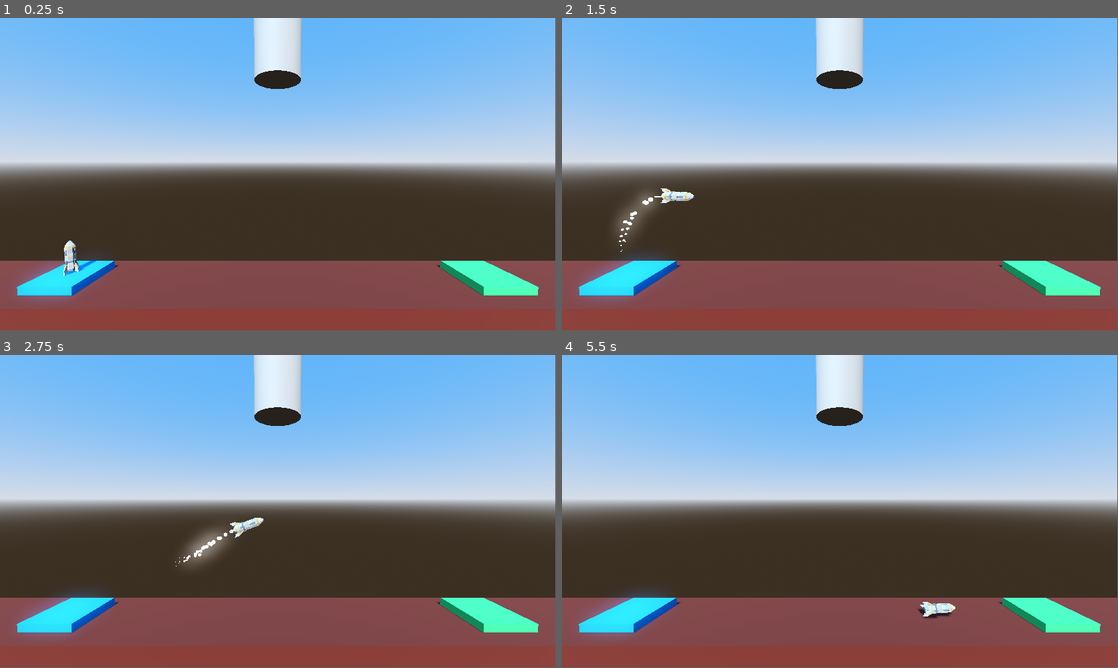
Above: before the commit, frames 1-4 (two rows, left to right).
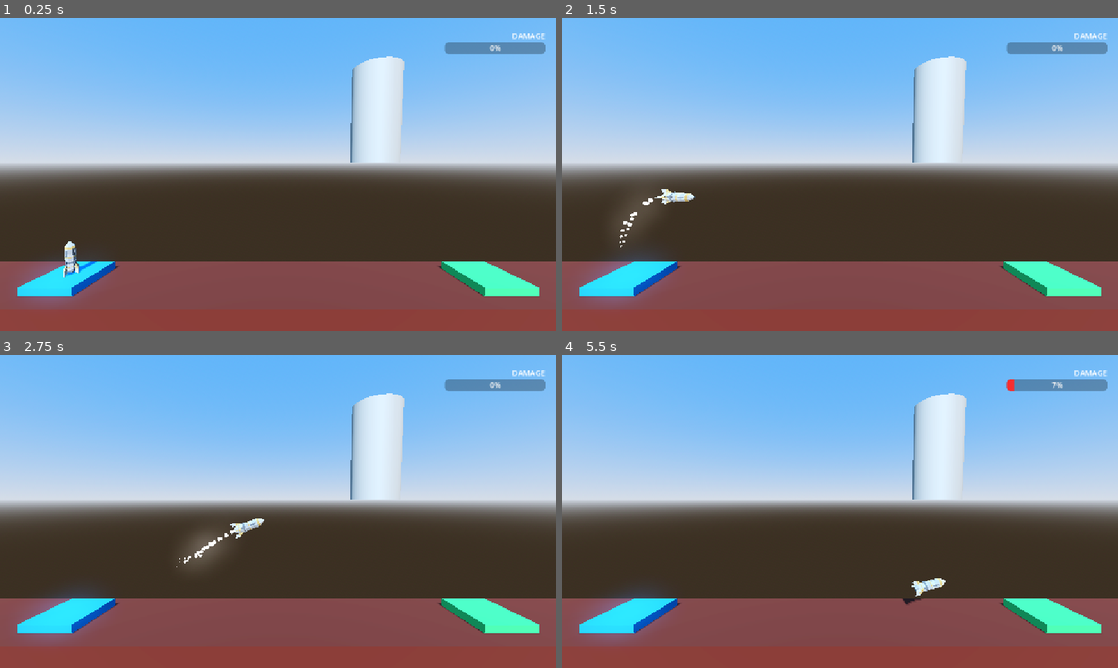
Above: after the commit, the same moments.

Repository: CharlExMachina/godot-3d-project-boost
Game: Godot game, scene res://level/level.tscn
Two runs of this game, one before a commit and one after it. Both use one fixed random seed, a clock stepped at 60 frames per second and the inputs below.
Inputs:
- Up to frame 1 (0.25 s): no input
- Up to frame 2 (1.5 s): tap Enter at 0.5 s; hold D (rotate_right) 0.53-1.28 s; hold Space (boost) 0.53-1.28 s; hold A (rotate_left) from 1.28 s (still down); tap Space (boost) at 1.35 s
- Up to frame 3 (2.75 s): release A (rotate_left) at 2.03 s; hold D (rotate_right) from 2.03 s (still down); hold Space (boost) from 2.03 s (still down)
- Up to frame 4 (5.5 s): release Space (boost) at 2.78 s; tap Space (boost) at 2.85, 4.35 s; release D (rotate_right) at 3.53 s; hold Space (boost) 3.53-4.28 s; hold A (rotate_left) from 3.53 s (still down); hold Space (boost) from 5.03 s (still down)
In our replay, the window is 799x449 before the commit and 800x450 after it. These sizes can differ from the game's own. Grey fills any space a smaller window leaves; there, only what the larger window draws over its background counts as a difference.

The runs differ from the first frame. In frame 1, 5.8% of the frame differs, in the area x 0-100%, y 0-94%; in frame 2, 5.9%; in frame 3, 6.0%; in frame 4, 6.2%.

Commit message:
Players can now get unstuck from the floor and added a HUD

Diff:
--- a/level/level.tscn
+++ b/level/level.tscn
@@ -66,7 +66,7 @@
 transform = Transform3D(1, 0, 0, 0, 1, 0, 0, 0, 1, -12.8796, 1.5, 0)
 
 [node name="MeshInstance3D" type="MeshInstance3D" parent="." groups=["Hazard"]]
-transform = Transform3D(2.73712, 0, 0, 0, 2.73712, 0, 0, 0, 2.73712, 0, 14.8911, 0)
+transform = Transform3D(2.73712, 0, 0, 0, 2.73712, 0, 0, 0, 2.73712, 5.76768, 10.1271, 0)
 mesh = SubResource("CylinderMesh_5gx2l")
 
 [node name="StaticBody3D" type="StaticBody3D" parent="MeshInstance3D" groups=["Hazard"]]
--- a/player.gd
+++ b/player.gd
@@ -10,6 +10,8 @@
 @onready var rocket_base: Node3D = $Body/rocket_baseB2
 @onready var recovery_timer: Timer = $RecoveryTimer
 @onready var crash_sound: AudioStreamPlayer = $CrashSound
+@onready var hud: Control = $HUD
+
 
 ## How much vertical force to apply when moving
 @export_range(75.0, 3_000.0) var thrust: float = 1_000.0
@@ -20,18 +22,34 @@
 ## The color that shows up when the player's rocket receives damage
 @export var damage_color: Color = Color.INDIAN_RED
 
+## How strong will the player bounce back if they get stuck on the floor
+@export var floor_recovery_impulse_force: float = 600.0
+
+## How short the recovery time will be in seconds when stuck on the floor
+@export var floor_recovery_wait_time: float = 0.5
+
 ## Controls whether or not the player is in the process of changing scenes
 var is_transitioning: bool = false
-
-var damage_amount: float = 0.0
 
 ## Controls whether the player is recovering from crashing with an object
 var is_in_recovery: bool = false
 
+var damage_amount: float = 0.0
+var velocity_in_frame: Vector3 = Vector3.ZERO
+var should_update_velocity_in_frame: bool = true
+var frame: float = 0.0
+var default_recovery_time: float = 0.0
+
 
 func _ready() -> void:
+	default_recovery_time = recovery_timer.wait_time
+
 	var base = rocket_base.get_node("tmpParent/rocket_baseB") as MeshInstance3D
 	var yellow_surface = base.get_active_material(2)
+
+
+func _process(delta: float) -> void:
+	velocity_in_frame = linear_velocity
 
 
 func _physics_process(delta: float) -> void:
@@ -57,17 +75,29 @@
 
 func _integrate_forces(state: PhysicsDirectBodyState3D) -> void:
 	if state.get_contact_count() > 0 and not is_in_recovery:
+		should_update_velocity_in_frame = false
 		var collision_object = state.get_contact_collider_object(0)
+		var velocity_length_on_impact = velocity_in_frame.length_squared()
 
 		if (collision_object as Node3D).is_in_group("Hazard"):
-			push_player(state.get_contact_collider_position(0))
+			push_player(state.get_contact_collider_position(0), velocity_length_on_impact)
+			increase_damage_amount(ceil(velocity_length_on_impact * 0.03))
 
 
-func push_player(collision_position: Vector3) -> void:
+func push_player(collision_position: Vector3, force_multiplier: float = 0) -> void:
 	crash_sound.play()
 	is_in_recovery = true
+
 	var direction = (global_position - collision_position).normalized()
-	apply_central_force(Vector3(direction.x, direction.y, 0.0) * 200)
+
+	if force_multiplier > 0.001:
+		apply_central_force(Vector3(direction.x, direction.y, 0.0) * force_multiplier)
+	else:
+		apply_central_force(Vector3.UP * floor_recovery_impulse_force)
+		recovery_timer.wait_time = floor_recovery_wait_time
+		recovery_timer.start()
+		return
+
 	recovery_timer.start()
 
 
@@ -79,16 +109,17 @@
 		complete_level(body.next_level_path)
 	elif "Start" in body.get_groups():
 		print("Starting position set!")
-	elif "Hazard" in body.get_groups():
-		increase_damage_amount()
 
 
-func increase_damage_amount() -> void:
-	damage_amount += 10
-	print("Damage ", damage_amount)
+func increase_damage_amount(speed_on_impact: float) -> void:
+	damage_amount += speed_on_impact
 
 	if damage_amount >= 100:
+		damage_amount = 100
 		crash_sequence()
+
+	hud.set_damage_percentage(damage_amount)
+
 
 
 func crash_sequence() -> void:
@@ -120,3 +151,7 @@
 
 func _on_recovery_timer_timeout() -> void:
 	is_in_recovery = false
+	should_update_velocity_in_frame = true
+
+	if (recovery_timer.wait_time != default_recovery_time):
+		recovery_timer.wait_time = default_recovery_time
--- a/player.tscn
+++ b/player.tscn
@@ -1,6 +1,7 @@
-[gd_scene load_steps=16 format=3 uid="uid://d2o4en7045888"]
+[gd_scene load_steps=17 format=3 uid="uid://d2o4en7045888"]
 
 [ext_resource type="Script" uid="uid://bdc3q6tw6bwvt" path="res://player.gd" id="1_4flbx"]
+[ext_resource type="PackedScene" uid="uid://c8uohcrk1ecb0" path="res://player/hud/hud.tscn" id="2_bwjto"]
 [ext_resource type="AudioStream" uid="uid://b8jy70o4l7y6r" path="res://audio/SFX - Death Explosion.ogg" id="2_onrkg"]
 [ext_resource type="AudioStream" uid="uid://dppifcosgie1y" path="res://audio/SFX - Success.ogg" id="3_i3pqv"]
 [ext_resource type="AudioStream" uid="uid://dvqi34e2hx101" path="res://audio/SFX - Main engine thrust.ogg" id="4_hqtel"]
@@ -29,18 +30,17 @@
 script = ExtResource("1_4flbx")
 thrust = 1600.0
 torque = 230.0
+floor_recovery_impulse_force = 500.0
 metadata/_edit_group_ = true
+
+[node name="HUD" parent="." instance=ExtResource("2_bwjto")]
 
 [node name="RecoveryTimer" type="Timer" parent="."]
 wait_time = 1.2
 one_shot = true
 
-[node name="MeshInstance3D" type="MeshInstance3D" parent="."]
-visible = false
-mesh = SubResource("CylinderMesh_hqtel")
-
-[node name="CollisionShape3D" type="CollisionShape3D" parent="."]
-shape = SubResource("CylinderShape3D_4flbx")
+[node name="CrashSound" type="AudioStreamPlayer" parent="."]
+stream = ExtResource("13_urp6f")
 
 [node name="ExplosionAudio" type="AudioStreamPlayer" parent="."]
 stream = ExtResource("2_onrkg")
@@ -49,6 +49,13 @@
 [node name="SuccessAudio" type="AudioStreamPlayer" parent="."]
 stream = ExtResource("3_i3pqv")
 volume_db = -5.86
+
+[node name="MeshInstance3D" type="MeshInstance3D" parent="."]
+visible = false
+mesh = SubResource("CylinderMesh_hqtel")
+
+[node name="CollisionShape3D" type="CollisionShape3D" parent="."]
+shape = SubResource("CylinderShape3D_4flbx")
 
 [node name="RocketAudio" type="AudioStreamPlayer3D" parent="."]
 stream = ExtResource("4_hqtel")
@@ -79,8 +86,5 @@
 [node name="rocket_topA2" parent="Body" instance=ExtResource("16_pbfsw")]
 transform = Transform3D(0.5, 0, 0, 0, 0.5, 0, 0, 0, 0.5, -1, 0.606512, 0)
 
-[node name="CrashSound" type="AudioStreamPlayer" parent="."]
-stream = ExtResource("13_urp6f")
-
 [connection signal="body_entered" from="." to="." method="_on_body_entered"]
 [connection signal="timeout" from="RecoveryTimer" to="." method="_on_recovery_timer_timeout"]
--- /dev/null
+++ b/player/hud/hud.gd
@@ -0,0 +1,9 @@
+extends Control
+class_name HUD
+
+
+@onready var damage_bar: ProgressBar = $DamageBar
+
+
+func set_damage_percentage(value: float) -> void:
+	damage_bar.value = value
--- /dev/null
+++ b/player/hud/hud.tscn
@@ -0,0 +1,49 @@
+[gd_scene load_steps=4 format=3 uid="uid://c8uohcrk1ecb0"]
+
+[ext_resource type="Script" uid="uid://edh8wjhv2cg2" path="res://player/hud/hud.gd" id="1_vhn6v"]
+
+[sub_resource type="StyleBoxFlat" id="StyleBoxFlat_urp6f"]
+bg_color = Color(0.03, 0.03, 0.03, 0.290196)
+corner_radius_top_left = 8
+corner_radius_top_right = 8
+corner_radius_bottom_right = 8
+corner_radius_bottom_left = 8
+
+[sub_resource type="StyleBoxFlat" id="StyleBoxFlat_bwjto"]
+bg_color = Color(0.974877, 0.176307, 0.176307, 1)
+corner_radius_top_left = 8
+corner_radius_bottom_left = 8
+
+[node name="HUD" type="Control"]
+layout_mode = 3
+anchors_preset = 15
+anchor_right = 1.0
+anchor_bottom = 1.0
+grow_horizontal = 2
+grow_vertical = 2
+script = ExtResource("1_vhn6v")
+
+[node name="Label" type="Label" parent="."]
+layout_mode = 1
+anchors_preset = 1
+anchor_left = 1.0
+anchor_right = 1.0
+offset_left = -92.0
+offset_top = 25.0
+offset_right = -23.0
+offset_bottom = 48.0
+grow_horizontal = 0
+text = "DAMAGE"
+
+[node name="DamageBar" type="ProgressBar" parent="."]
+layout_mode = 1
+anchors_preset = 1
+anchor_left = 1.0
+anchor_right = 1.0
+offset_left = -231.0
+offset_top = 50.0
+offset_right = -23.0
+offset_bottom = 73.0
+grow_horizontal = 0
+theme_override_styles/background = SubResource("StyleBoxFlat_urp6f")
+theme_override_styles/fill = SubResource("StyleBoxFlat_bwjto")
--- a/project.godot
+++ b/project.godot
@@ -14,6 +14,11 @@
 run/main_scene="uid://c0t28b6goculu"
 config/features=PackedStringArray("4.4", "Forward Plus")
 config/icon="res://icon.svg"
+
+[display]
+
+window/stretch/mode="canvas_items"
+window/stretch/aspect="expand"
 
 [global_group]
 
Not shown, added: player/hud/hud.gd.uid
